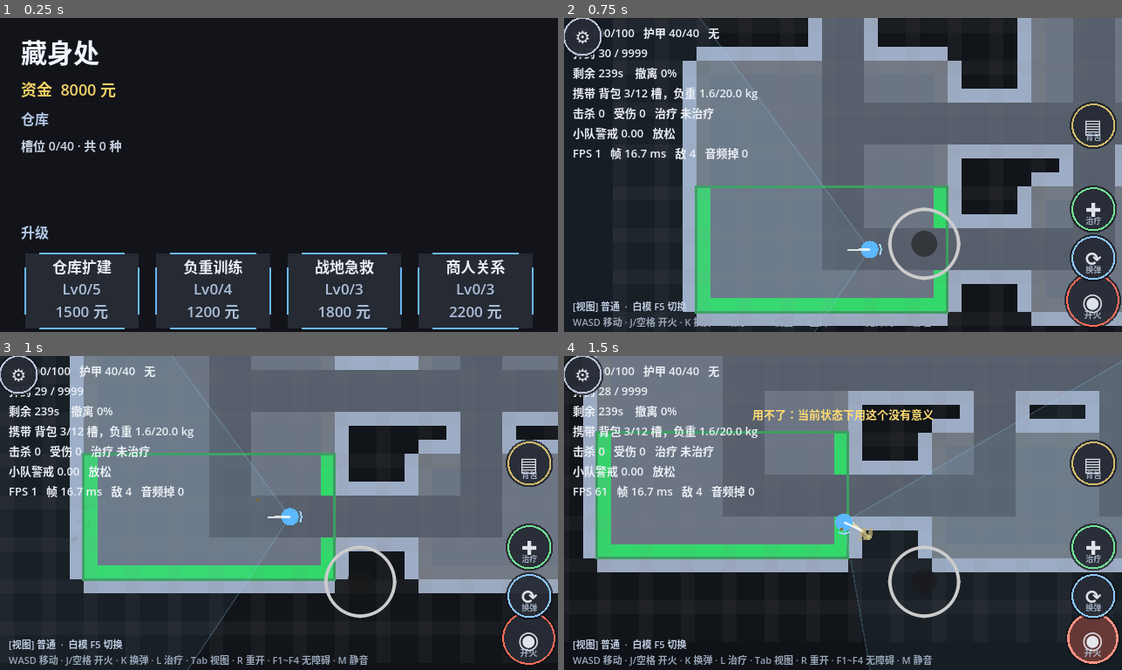
Above: before the commit, frames 1-4 (two rows, left to right).
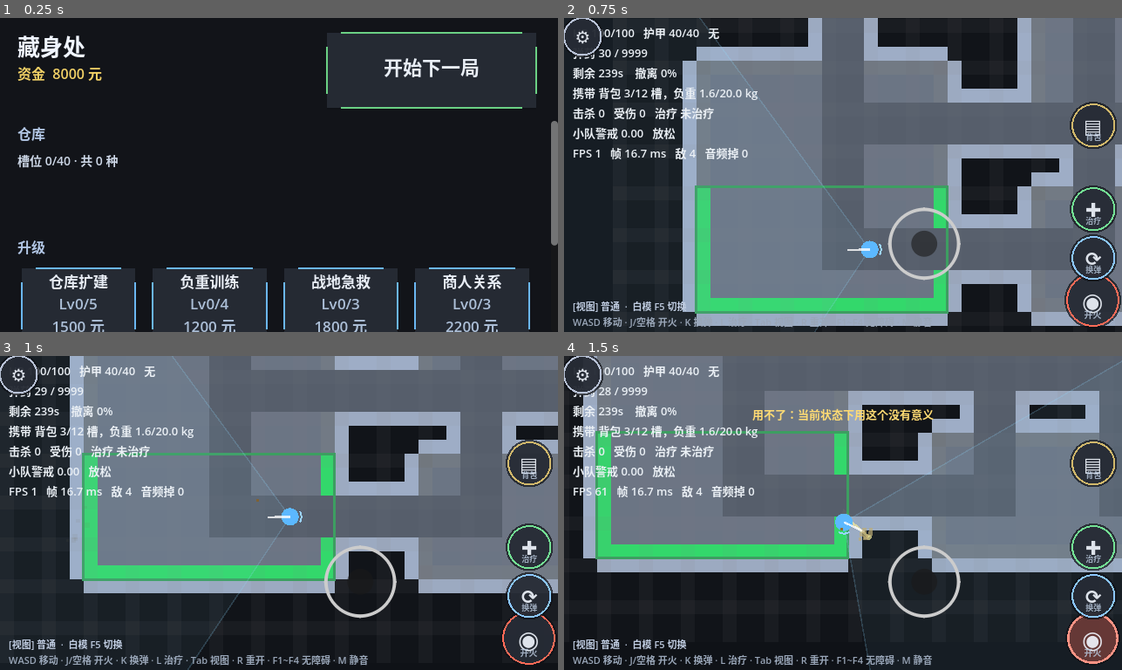
Above: after the commit, the same moments.

Repository: gungnior/SDCgame
Game: Godot game, scene res://view/hideout_scene.tscn
The game is run twice, just before and just after one commit, with the same random seed, the same clock (stepped at 60 frames per second) and the same inputs. This scene is started directly instead of the project's main scene.
Inputs (mouse positions are in pixels of both pictures, inside the frame that each line leads up to):
- Up to frame 1 (0.25 s): no input
- Up to frame 2 (0.75 s): tap Enter at 0.5 s; move the mouse to (647, 291) at 0.52 s; hold Right (ui_right) from 0.53 s (still down); tap R at 0.6 s; click (647, 291) at 0.67 s
- Up to frame 3 (1 s): keep holding Right (ui_right); tap Space at 0.77 s
- Up to frame 4 (1.5 s): move the mouse to (1094, 638) at 1.27 s; release Right (ui_right) at 1.28 s; hold S (move_down) from 1.28 s (still down); tap T at 1.35 s; click (1094, 638) at 1.42 s

The runs differ from the first frame. In frame 1, 22% of the frame differs, in the area x 3-100%, y 4-100%; in frame 2, nothing differs; in frame 3, nothing differs; in frame 4, nothing differs.

Commit message:
feat(hideout): 「开始下一局」固定在顶部 + 确认白模为默认
用户第三轮收尾要求：
  ① 把默认地图换成白模
  ② 返回藏身处后加入「开始下一局」的 UI
  ③ 打包 APK 到手机测试

== ① 白模 —— 查证发现【本来就是默认】==
`view/raid_scene.gd`: `var render_mode := RENDER_WHITEBOX`
之前几轮的截图里也一直是白模。所以这条已经满足，
只补了一个测试防止被改回去。

== ② 藏身处「开始下一局」==
**先发现的其实是个布局 bug**：藏身处早先把
"资金/仓库/升级/辅助瞄准/出发按钮"全塞进一个 VBox，
而 640x360 的视口装不下（内容总高约 **586px**）——
**「出发」按钮被直接挤出屏幕**，玩家回到藏身处后找不到怎么开下一局。
（与设置菜单"看不到继续"是完全相同的一类问题。）

修：布局改两段 ——
  · **顶部固定栏**：藏身处 / 资金 / **「开始下一局」**（250x96，绿色，任何分辨率都可见）
  · **下方滚动区**：仓库 / 四项升级 / 三个辅助瞄准开关
  · 并补 `_fit_viewport()` 兜底（Control 挂在非 Control 父节点下时
    锚点解析不到父矩形，本会话已因此栽过三次）

== 新增布局探针（可复用）==
`test/menu_probe.tscn` 与 `test/hideout_probe.tscn`：
用**场景**当主场景跑（不能用 `--script`，那种模式 autoload 不注册），
递归枚举所有带文字的控件，报告 global_position / size / 是否在视口内，并存截图。

藏身处探针实测（修后）：
  开始下一局  pos=(370,12) size=(250,96)  完整可见
  升级按钮/开关 在滚动区内（预期）

== ③ 打包 ==
APK 48.5 MB，`build/soudache.apk` 版本 0.11.0-hideout-ui (versionCode 14)。
adb install 被手机端权限弹窗拦下（INSTALL_FAILED_ABORTED），待用户确认。

测试：623 项通过，0 失败
（新增：藏身处布局 —— 含"开始下一局必须在滚动区之前创建"的顺序断言；
  白模默认值）

Diff:
--- /dev/null
+++ b/test/hideout_probe.gd
@@ -0,0 +1,49 @@
+extends Node
+
+## 藏身处布局探针 —— 验证「开始下一局」按钮是否可见。
+##
+## 动机：藏身处早先把所有内容塞进一个 VBox，
+## 640x360 下内容总高约 586px -> **「出发」按钮被挤出屏幕**。
+##
+## 用法：godot --path . res://test/hideout_probe.tscn
+
+func _ready() -> void:
+	DirAccess.make_dir_recursive_absolute(
+		ProjectSettings.globalize_path("res://art/_raw"))
+	var scene: Node = load("res://view/hideout_scene.tscn").instantiate()
+	add_child(scene)
+	await _frames(30)
+
+	var vp := get_viewport().get_visible_rect().size
+	print("=== 视口 %s ===" % str(vp))
+	print("根 Control size=%s" % str(scene.get("size")))
+	print("=== 带文字的控件是否在视口内 ===")
+	_report(scene, vp)
+
+	var img := get_viewport().get_texture().get_image()
+	img.save_png("res://art/_raw/_hideout.png")
+	print("截图：res://art/_raw/_hideout.png  %dx%d" % [img.get_width(), img.get_height()])
+	get_tree().quit(0)
+
+
+func _frames(n: int) -> void:
+	for i in n:
+		await get_tree().process_frame
+
+
+func _report(n: Node, vp: Vector2) -> void:
+	for c in n.get_children():
+		if c is Control and (c as Control).visible:
+			var txt := str(c.get("label_text")) if c.get("label_text") != null else ""
+			if txt != "":
+				var ctl := c as Control
+				var r := Rect2(ctl.global_position, ctl.size)
+				var full := r.position.y >= -1.0 and r.end.y <= vp.y + 1.0 \
+					and r.position.x >= -1.0 and r.end.x <= vp.x + 1.0
+				var part := r.position.y < vp.y and r.end.y > 0.0
+				print("  %s %-16s pos=(%.0f,%.0f) size=(%.0f,%.0f)  %s" % [
+					"OK " if full else ("部分" if part else "**外**"),
+					txt.replace("\n", "|").substr(0, 16),
+					r.position.x, r.position.y, r.size.x, r.size.y,
+					"完整可见" if full else ("部分可见" if part else "在视口外")])
+		_report(c, vp)
--- /dev/null
+++ b/test/hideout_probe.tscn
@@ -0,0 +1,6 @@
+[gd_scene load_steps=2 format=3]
+
+[ext_resource type="Script" path="res://test/hideout_probe.gd" id="1_hp"]
+
+[node name="HideoutProbe" type="Node"]
+script = ExtResource("1_hp")
--- a/test/run_tests.gd
+++ b/test/run_tests.gd
@@ -68,6 +68,7 @@
 	_suite("PC实测：粒子坐标换算", _test_fx_cell_coords)
 	_suite("PC实测：键位与设置菜单", _test_keybindings)
 	_suite("PC实测：Control 尺寸不得塌成 0", _test_control_size_not_zero)
+	_suite("PC实测：藏身处布局", _test_hideout_layout)
 
 	print("")
 	if _failed == 0:
@@ -2707,3 +2708,35 @@
 	_check(i_resume < i_scroll,
 		"「继续」在滚动区【之前】创建 = 位于固定栏，不会被内容挤出屏幕")
 	_check(sm.contains("went_hideout.emit()"), "「返回藏身处」仍可用")
+
+
+func _test_hideout_layout() -> void:
+	# 真机反馈："在返回藏身处后加入 开始下一局的 ui"
+	# 查证：藏身处早先把所有内容塞进一个 VBox，
+	# 640x360 下内容总高约 586px -> **「出发」按钮被挤出屏幕**，
+	# 玩家回到藏身处后找不到怎么开下一局。
+	# （与设置菜单"看不到继续"完全同类：内容超出视口 + 关键按钮放在末尾。）
+	var hs := FileAccess.get_file_as_string("res://view/hideout_scene.gd")
+	_check(hs.contains("开始下一局"), "按钮文案是「开始下一局」")
+	_check(hs.contains("func _fit_viewport"), "藏身处也有 _fit_viewport 兜底")
+	_check(hs.contains("ScrollContainer"), "内容放进滚动容器")
+	# 关键：按钮必须在滚动区【之前】创建 = 位于顶部固定栏
+	var i_go := hs.find("开始下一局")
+	var i_scroll := hs.find("ScrollContainer.new()")
+	_check(i_go > 0 and i_scroll > 0, "两者都存在")
+	_check(i_go < i_scroll,
+		"「开始下一局」在滚动区之前创建 = 顶部固定栏，任何分辨率都可见（go@%d < scroll@%d）"
+		% [i_go, i_scroll])
+	_check(hs.contains("Game.start_raid()"), "点了会开新一局")
+
+
+func _test_whitebox_is_default() -> void:
+	# 真机反馈："把默认地图换成白模"
+	# （查证发现它**本来就是默认**，这个测试用来防止被改回去）
+	var rs := FileAccess.get_file_as_string("res://view/raid_scene.gd")
+	_check(rs.contains("var render_mode := RENDER_WHITEBOX"),
+		"默认渲染模式是白模")
+	_check(rs.contains("const RENDER_WHITEBOX := 0"), "白模常量是 0")
+	# 而且不能在任何地方被持久化/覆盖成美术模式
+	_check(not rs.contains("render_mode = RENDER_ART\n\t\t_build_map_texture()\n\t_setup_sim"),
+		"启动流程里不会强制切成美术模式")
--- a/view/hideout_scene.gd
+++ b/view/hideout_scene.gd
@@ -23,7 +23,7 @@
 
 func _ready() -> void:
 	RenderingServer.set_default_clear_color(Color(0.07, 0.08, 0.10))
-	set_anchors_preset(Control.PRESET_FULL_RECT)
+	# _build 里会调 _fit_viewport 把自身尺寸钉到视口
 	if Game != null:
 		Game.ensure_loaded()
 		Game.apply_accessibility()
@@ -37,22 +37,72 @@
 	bg.set_anchors_preset(Control.PRESET_FULL_RECT)
 	add_child(bg)
 
+	# ⚠️ 布局必须分两段：**顶部固定栏 + 下方滚动区**。
+	#
+	# 早先把"资金/仓库/升级/辅助瞄准/出发按钮"全塞进一个 VBox，
+	# 而 640x360 的视口装不下（内容总高约 586px）——
+	# **「出发」按钮被直接挤出屏幕**，玩家回到藏身处后找不到怎么开下一局。
+	# （与设置菜单"看不到继续"是完全相同的一类问题。
+	#  Control 直接挂在 CanvasLayer/Viewport 下时锚点解析不到父矩形，
+	#  所以这里也补了 _fit_viewport 兜底。）
+	_fit_viewport()
+	if get_viewport() != null:
+		get_viewport().size_changed.connect(_fit_viewport)
+
+	var col := VBoxContainer.new()
+	col.set_anchors_preset(Control.PRESET_FULL_RECT)
+	col.add_theme_constant_override("separation", 4)
+	add_child(col)
+
+	# ① 顶部固定栏：标题 + 资金 + 【开始下一局】
+	var bar := MarginContainer.new()
+	bar.add_theme_constant_override("margin_left", 20)
+	bar.add_theme_constant_override("margin_top", 12)
+	bar.add_theme_constant_override("margin_right", 20)
+	bar.add_theme_constant_override("margin_bottom", 6)
+	col.add_child(bar)
+
+	var bar_row := HBoxContainer.new()
+	bar_row.add_theme_constant_override("separation", 12)
+	bar.add_child(bar_row)
+
+	var head := VBoxContainer.new()
+	head.size_flags_horizontal = Control.SIZE_EXPAND_FILL
+	head.add_theme_constant_override("separation", 0)
+	bar_row.add_child(head)
+	head.add_child(_title("藏身处", 26, Color(0.94, 0.96, 1.0)))
+	_wallet_label = _title("", 16, Color(0.95, 0.82, 0.40))
+	head.add_child(_wallet_label)
+
+	# 开始下一局 —— 真机反馈："在返回藏身处后加入 开始下一局的 ui"
+	var go := TouchButton.new()
+	go.label_text = "开始下一局"
+	go.icon_text = "▶"
+	go.use_hold = false
+	go.accent = Color(0.42, 0.82, 0.52)
+	go.base_radius = 44.0
+	go.custom_minimum_size = Vector2(250, 96)
+	go.pressed_down.connect(_on_go)
+	bar_row.add_child(go)
+
+	# ② 下方滚动区：仓库 / 升级 / 开关
+	var sc := ScrollContainer.new()
+	sc.size_flags_vertical = Control.SIZE_EXPAND_FILL
+	sc.horizontal_scroll_mode = ScrollContainer.SCROLL_MODE_DISABLED
+	col.add_child(sc)
+
 	var margin := MarginContainer.new()
-	margin.set_anchors_preset(Control.PRESET_FULL_RECT)
-	margin.add_theme_constant_override("margin_left", 24)
-	margin.add_theme_constant_override("margin_top", 16)
-	margin.add_theme_constant_override("margin_right", 24)
+	margin.size_flags_horizontal = Control.SIZE_EXPAND_FILL
+	margin.add_theme_constant_override("margin_left", 20)
+	margin.add_theme_constant_override("margin_top", 2)
+	margin.add_theme_constant_override("margin_right", 20)
 	margin.add_theme_constant_override("margin_bottom", 16)
-	add_child(margin)
+	sc.add_child(margin)
 
 	_root = VBoxContainer.new()
+	_root.size_flags_horizontal = Control.SIZE_EXPAND_FILL
 	_root.add_theme_constant_override("separation", 8)
 	margin.add_child(_root)
-
-	_root.add_child(_title("藏身处", 30, Color(0.94, 0.96, 1.0)))
-
-	_wallet_label = _title("", 18, Color(0.95, 0.82, 0.40))
-	_root.add_child(_wallet_label)
 
 	_root.add_child(_title("仓库", 16, Color(0.70, 0.78, 0.90)))
 	_stash_label = _title("", 14, Color(0.80, 0.84, 0.90))
@@ -78,17 +128,16 @@
 	_status = _title("", 14, Color(0.55, 0.90, 0.62))
 	_root.add_child(_status)
 
-	# 出发按钮 —— 放到最后，占满宽
-	var go := TouchButton.new()
-	go.label_text = "出 发"
-	go.icon_text = "▶"
-	go.use_hold = false
-	go.accent = Color(0.42, 0.82, 0.52)
-	go.base_radius = 40.0
-	go.custom_minimum_size = Vector2(0, 110)
-	go.size_flags_horizontal = Control.SIZE_EXPAND_FILL
-	go.pressed_down.connect(_on_go)
-	_root.add_child(go)
+
+## 把自身尺寸钉到视口（Control 挂在非 Control 父节点下时必须手动做）
+func _fit_viewport() -> void:
+	var vp := get_viewport_rect().size
+	if vp.x <= 0.0 or vp.y <= 0.0:
+		vp = Vector2(ProjectSettings.get_setting("display/window/size/viewport_width", 640),
+			ProjectSettings.get_setting("display/window/size/viewport_height", 360))
+	position = Vector2.ZERO
+	size = vp
+	set_anchors_preset(Control.PRESET_FULL_RECT)
 
 
 func _title(txt: String, fs: int, col: Color) -> Label:
Not shown, changed: export_presets.cfg
Not shown, added: test/hideout_probe.gd.uid
